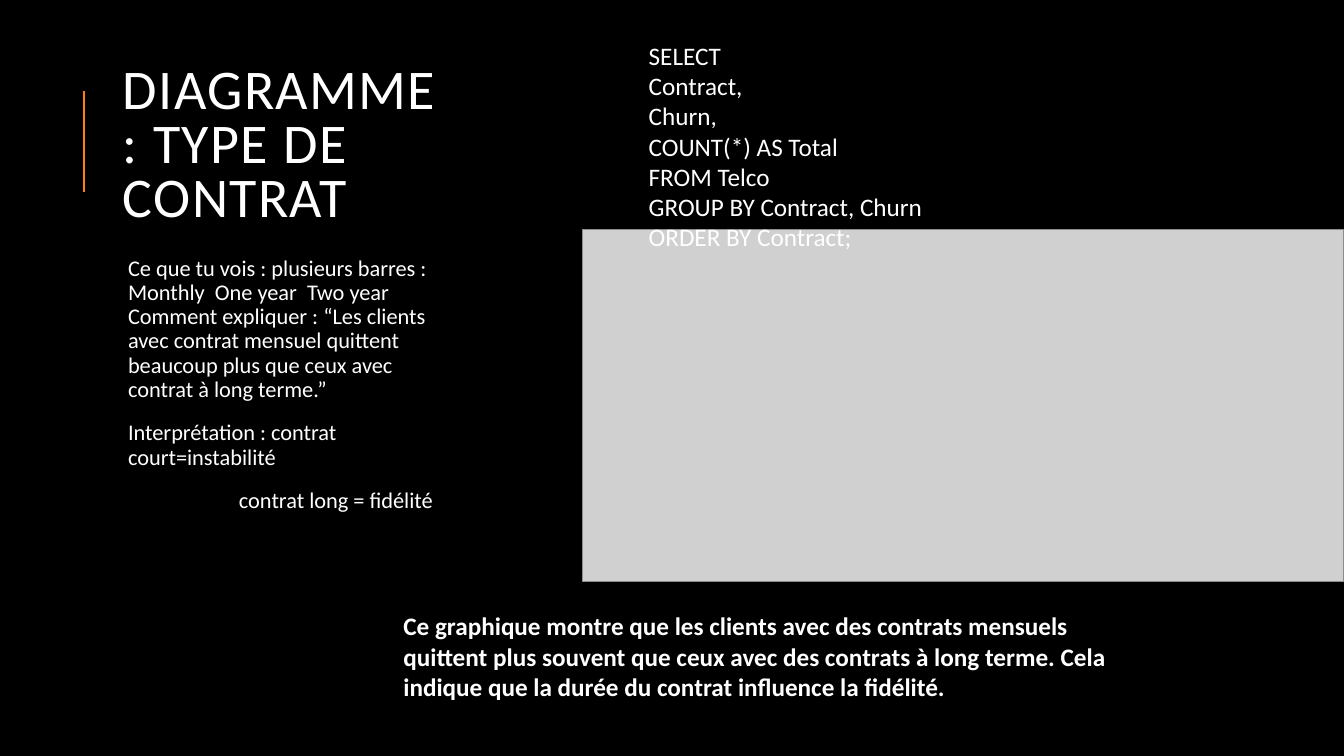
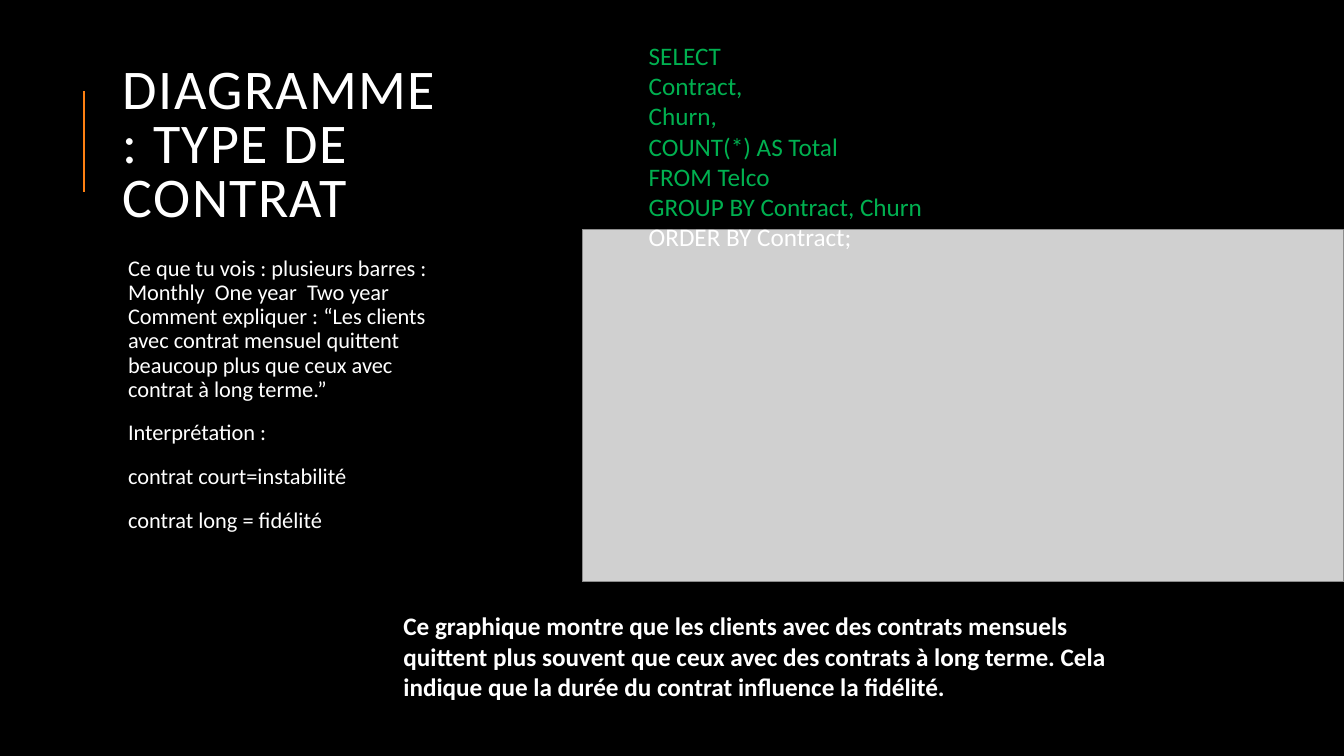
Before and after one commit to hamedtlili/sql-test-2, a slide deck: slide 12 of presentation/Projet Data Analytics – Telco Customer Churn.pptx. Drawn at 1344x756 pixels with LibreOffice and Linux fonts; fonts in the diff are those of the drawing; grey boxes stand for pictures. Boxes give left, top, right and bottom in pixels: in the first picture for what was removed or moved away, otherwise in the second. Text is boxed around its words. In the diff, an @@ line names an element or a change of style, - is before the commit and + after.

```diff
--- a/presentation/Projet Data Analytics – Telco Customer Churn.pptx
+++ b/presentation/Projet Data Analytics – Telco Customer Churn.pptx
@@ text "SELECT Contract, Churn, COUNT(*) AS ..." at (x1=649, y1=48, x2=922, y2=247): text colour #FFFFFF to #00B050 in "SELECT Contract, Churn, COUNT(*) AS Total FROM ..." @@
@@ text at (x1=128, y1=424, x2=346, y2=484): text changed @@
-  Interprétation : contrat court=instabilité
+  Interprétation :
+  contrat court=instabilité
```
Also in this commit, not shown: 6 other slides changed.
